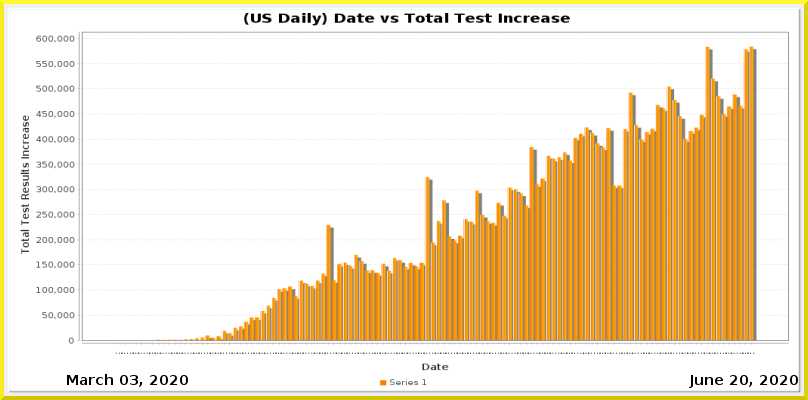
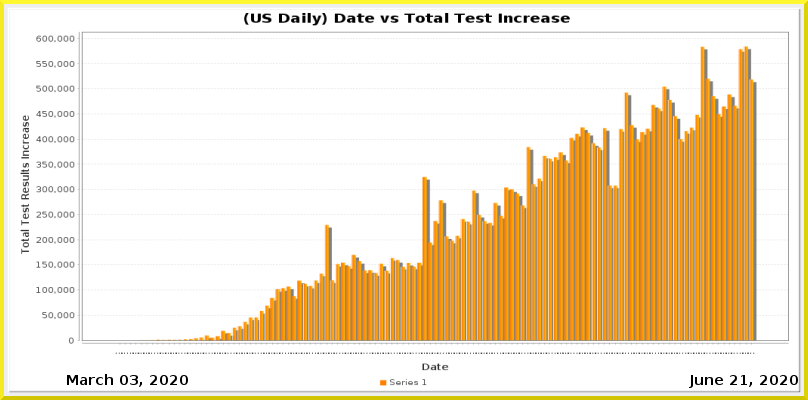
Comparing the layer stacks of the two 808x400 images. Changes:
painted on "Current Date" over [740, 375, 748, 385]
painted on "Date_vs_TestIncrease.png" over [135, 46, 757, 354]
